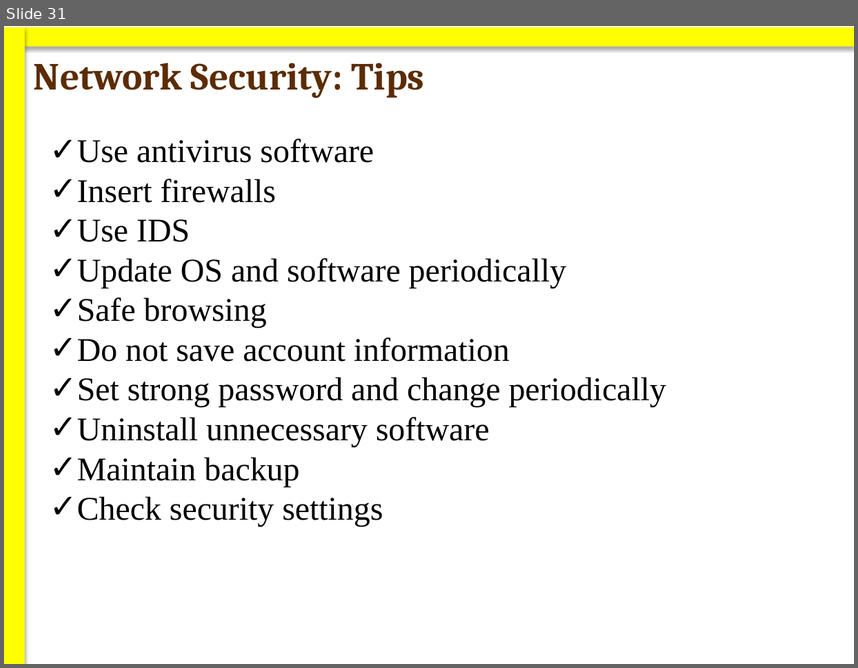
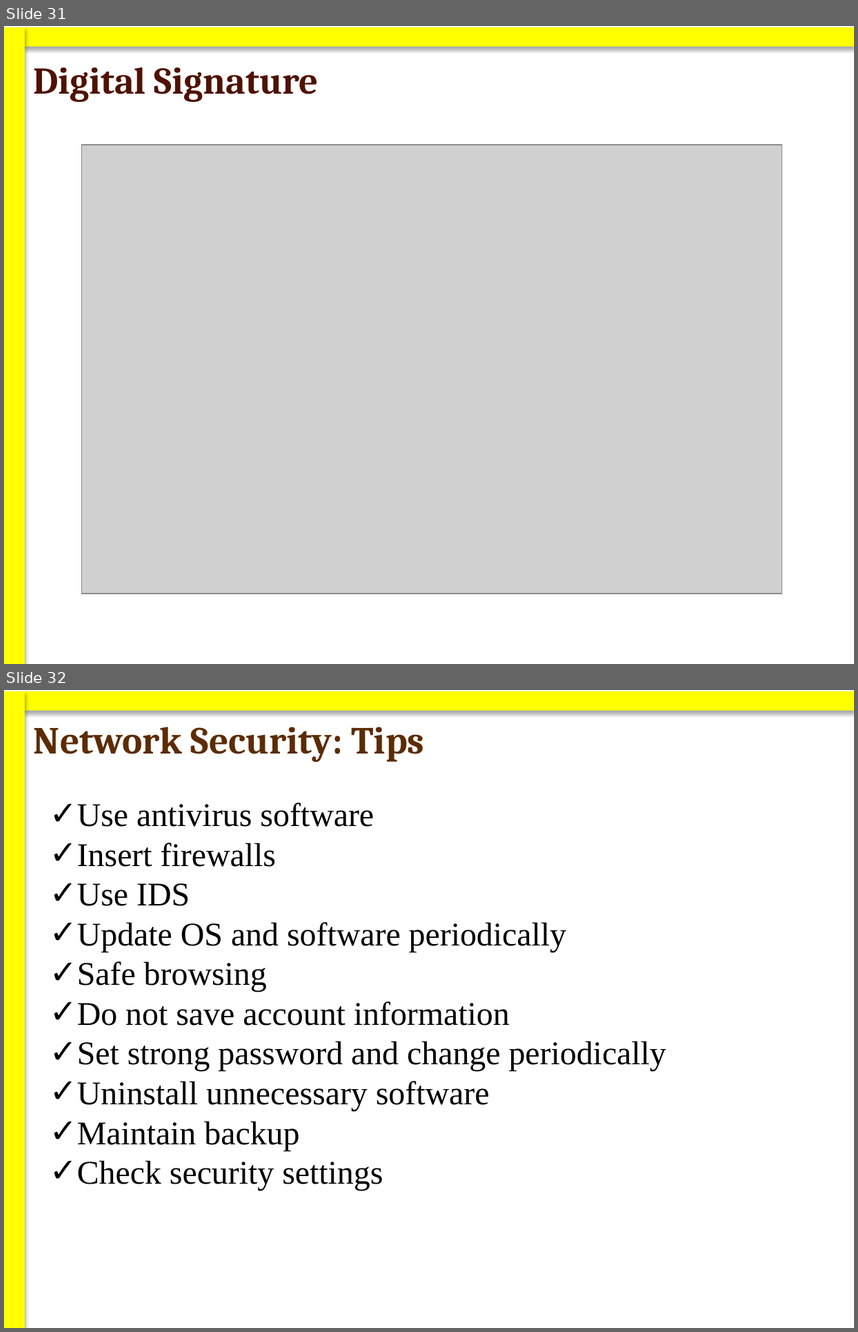
Before and after one commit to bentancs/lectures, a slide deck: Security/Network Security-Cryptography.pptx. Shown one above the other, each under a label of ours: slide 31 before the commit, slides 31 and 32 after it. The pictures are 858x668 and 858x1332 pixels, drawn with LibreOffice and Linux fonts; fonts in the diff are those of the drawing; grey boxes stand for pictures. Boxes give left, top, right and bottom in pixels: in the first picture for what was removed or moved away, otherwise in the second. Text is boxed around its words. In the diff, an @@ line names an element or a change of style, - is before the commit and + after.

Commit message:
Digital Signature included

```diff
--- a/Security/Network Security-Cryptography.pptx
+++ b/Security/Network Security-Cryptography.pptx
@@ slide 31 added at <box>4,26,854,664</box>, background #FFFFFF @@
@@ rectangle added at <box>4,27,25,664</box>, fill #FFFF00 @@
@@ rectangle added at <box>25,27,854,47</box>, fill #FFFF00 @@
@@ title added at <box>33,67,319,102</box>, 32 pt, text #4F1201, bold @@
+Digital Signature
@@ picture added at <box>81,145,782,594</box> @@
@@ what was slide 31 is now slide 32 @@
```
